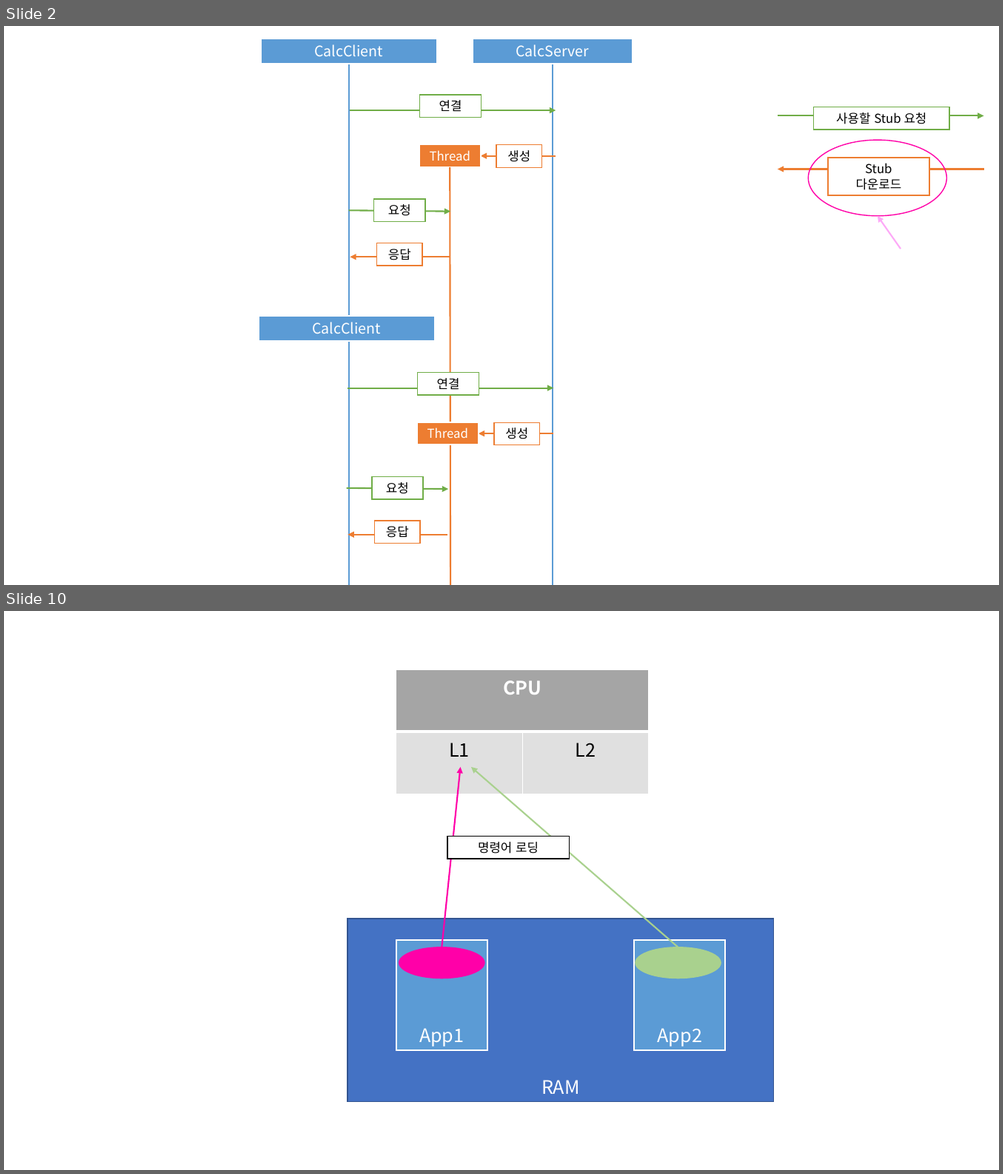
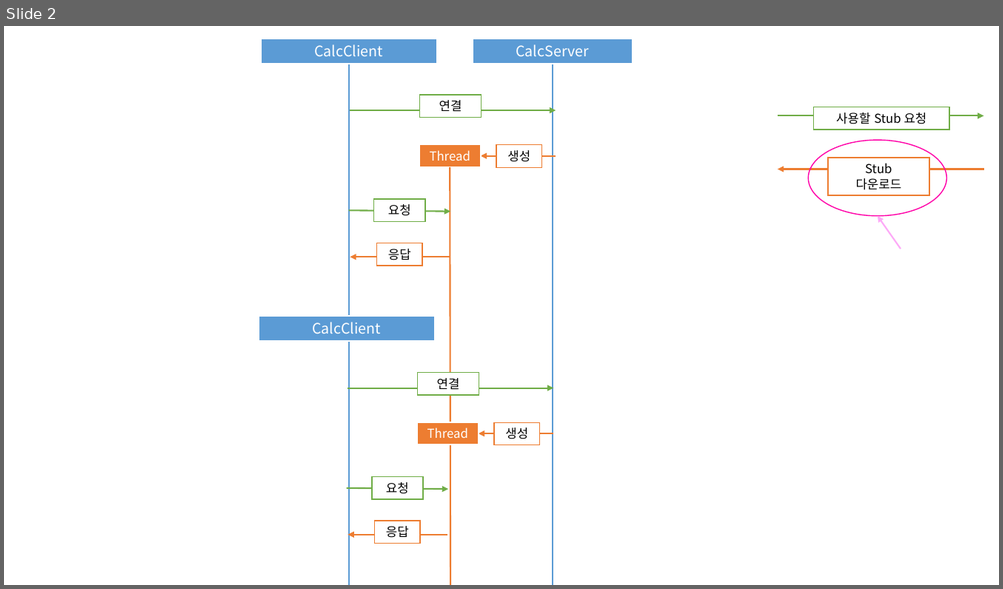
Before and after one commit to Dingadung/2022-study-workspace, a slide deck: study-note/자바/2022-08-26 내용정리.pptx. Shown one above the other, each under a label of ours: slides 2 and 10 before the commit, slide 2 after it; the slides between them are not shown. The pictures are 1003x1174 and 1003x589 pixels, drawn with LibreOffice and Linux fonts; fonts in the diff are those of the drawing. Boxes give left, top, right and bottom in pixels: in the first picture for what was removed or moved away, otherwise in the second. Text is boxed around its words. In the diff, an @@ line names an element or a change of style, - is before the commit and + after.

```diff
--- a/study-note/자바/2022-08-26 내용정리.pptx
+++ b/study-note/자바/2022-08-26 내용정리.pptx
@@ slide 10 removed at (4,611,999,1170), background #FFFFFF @@
@@ table removed at (396,670,649,795), 2 rows, 2 columns @@
-CPU | 
-L1 | L2
@@ arrow removed from (442, 948) to (461, 767) @@
@@ arrow removed from (677, 948) to (471, 767) @@
@@ rectangle removed at (447,836,569,859) @@
-명령어 로딩
@@ rectangle removed at (347,919,774,1102) @@
-RAM
@@ rectangle removed at (396,941,487,1051) @@
-App1
@@ rectangle removed at (634,941,726,1051) @@
-App2
@@ ellipse removed at (398,948,484,978) @@
@@ ellipse removed at (635,948,720,978) @@
```
Also in this commit, not shown: 20 other slides removed, 4 other files.
